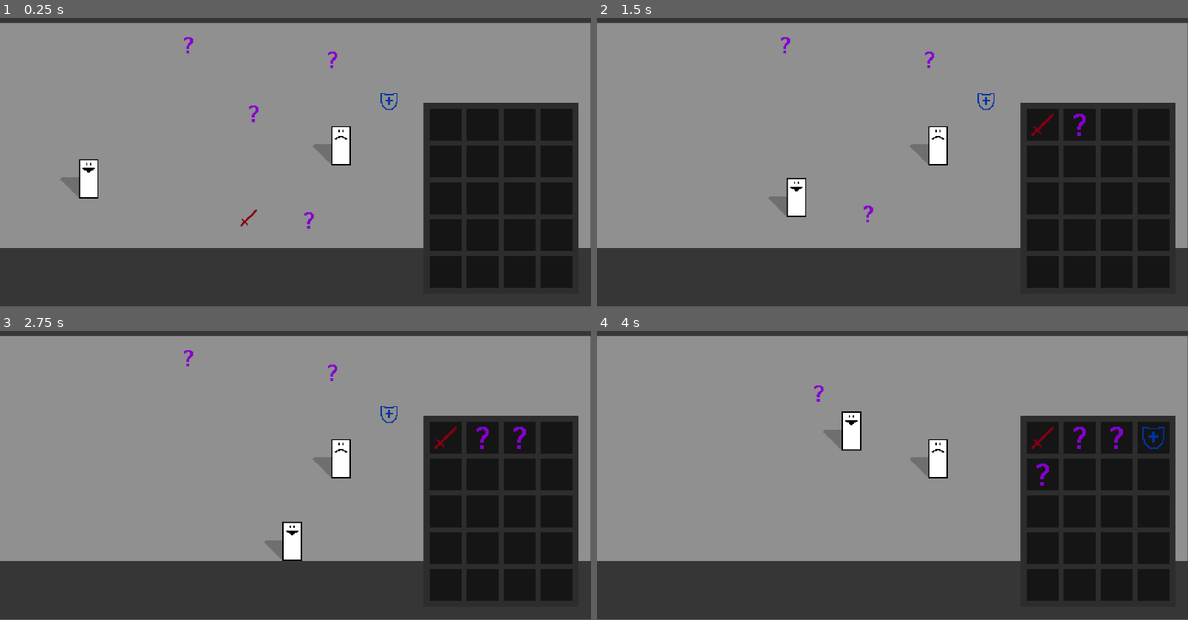
Above: before the commit, frames 1-4 (two rows, left to right).
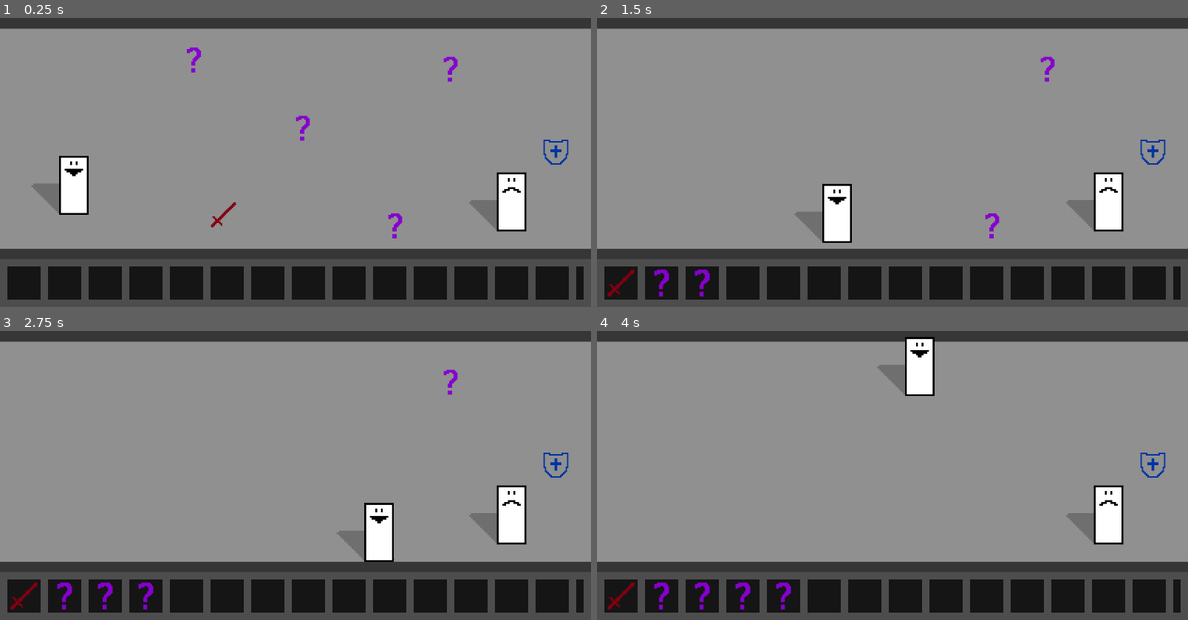
Above: after the commit, the same moments.

Repository: youkergav/Loot-Goblin
Game: Godot game, scene res://scenes/main.tscn
Same seed, same stepped clock (60 frames per second), same inputs: the game is played once before the commit and once after it.
Inputs:
- Up to frame 1 (0.25 s): no input
- Up to frame 2 (1.5 s): tap Enter at 0.5 s; hold Right (ui_right) 0.53-1.28 s; hold Down (ui_down) from 1.28 s (still down)
- Up to frame 3 (2.75 s): tap Space at 2 s; release Down (ui_down) at 2.03 s; hold Right (ui_right) from 2.03 s (still down)
- Up to frame 4 (4 s): release Right (ui_right) at 2.78 s; hold Up (ui_up) 2.78-3.53 s; hold Left (ui_left) from 3.53 s (still down)
In our replay, the window is 800x449 before the commit and 800x450 after it. These sizes can differ from the game's own. Grey fills any space a smaller window leaves; there, only what the larger window draws over its background counts as a difference.

The runs differ from the first frame. In frame 1, 27% of the frame differs, in the area x 0-100%, y 1-98%; in frame 2, 27%; in frame 3, 27%; in frame 4, 27%.

Commit message:
Rescaled for retro graphics changed UI layout

Diff:
--- a/project.godot
+++ b/project.godot
@@ -17,8 +17,8 @@
 
 [display]
 
-window/size/viewport_width=480
-window/size/viewport_height=270
+window/size/viewport_width=320
+window/size/viewport_height=180
 window/size/window_width_override=1920
 window/size/window_height_override=1080
 window/stretch/mode="canvas_items"
--- a/scenes/main.tscn
+++ b/scenes/main.tscn
@@ -59,6 +59,9 @@
 shader_parameter/outline_width = 6.8400003249
 shader_parameter/show_outline = true
 
+[sub_resource type="StyleBoxFlat" id="StyleBoxFlat_tipki"]
+bg_color = Color(0.30138955, 0.30138955, 0.30138946, 1)
+
 [node name="Main" type="Node2D"]
 
 [node name="World" type="Node2D" parent="."]
@@ -69,15 +72,14 @@
 anchors_preset = 15
 anchor_right = 1.0
 anchor_bottom = 1.0
-offset_right = 1920.0
-offset_bottom = 1080.0
+offset_right = 320.0
+offset_bottom = 180.0
 grow_horizontal = 2
 grow_vertical = 2
-scale = Vector2(0.24973682, 0.24973682)
 color = Color(0.5647059, 0.5647059, 0.5647059, 1)
 
 [node name="Ceiling" type="StaticBody2D" parent="World"]
-position = Vector2(237, 0)
+position = Vector2(237, -10)
 scale = Vector2(5.8638206, 0.779179)
 
 [node name="ColorRect" type="ColorRect" parent="World/Ceiling"]
@@ -99,7 +101,7 @@
 
 [node name="Floor" type="StaticBody2D" parent="World"]
 z_index = -10
-position = Vector2(233, 277)
+position = Vector2(233.00002, 202.99998)
 scale = Vector2(5.8638206, 1.0888526)
 
 [node name="ColorRect" type="ColorRect" parent="World/Floor"]
@@ -120,7 +122,7 @@
 shape = SubResource("RectangleShape2D_choun")
 
 [node name="BarrierLeft" type="StaticBody2D" parent="World"]
-position = Vector2(-17, 146)
+position = Vector2(-17, 136)
 rotation = 1.5707964
 scale = Vector2(6.729272, 0.625705)
 
@@ -128,7 +130,7 @@
 shape = SubResource("RectangleShape2D_qycdh")
 
 [node name="BarrierRight" type="StaticBody2D" parent="World"]
-position = Vector2(497.00003, 140)
+position = Vector2(337.00003, 130)
 rotation = 1.5707964
 scale = Vector2(6.729271, 0.62570494)
 
@@ -137,46 +139,47 @@
 
 [node name="Player" parent="World" groups=["player"] instance=ExtResource("1_0wfyh")]
 material = SubResource("ShaderMaterial_tipki")
-position = Vector2(72, 178)
+position = Vector2(40, 126)
 
 [node name="WorldItemSword" parent="World" instance=ExtResource("2_jyhfs")]
-position = Vector2(202, 198)
+position = Vector2(121, 130)
 item_data = ExtResource("3_tefeu")
 
 [node name="WorldItemShield" parent="World" instance=ExtResource("2_jyhfs")]
-position = Vector2(316, 103)
+position = Vector2(301, 96.00001)
 item_data = ExtResource("5_trceg")
 
 [node name="WorldItemJunk1" parent="World" instance=ExtResource("2_jyhfs")]
-position = Vector2(153, 57)
+position = Vector2(105, 46)
 item_data = ExtResource("5_tipki")
 
 [node name="WorldItemJunk2" parent="World" instance=ExtResource("2_jyhfs")]
-position = Vector2(206, 113)
+position = Vector2(164.00002, 83)
 item_data = ExtResource("5_tipki")
 
 [node name="WorldItemJunk3" parent="World" instance=ExtResource("2_jyhfs")]
-position = Vector2(270, 69)
+position = Vector2(244, 51)
 item_data = ExtResource("5_tipki")
 
 [node name="WorldItemJunk4" parent="World" instance=ExtResource("2_jyhfs")]
-position = Vector2(251.00002, 200)
+position = Vector2(214, 136.00002)
 item_data = ExtResource("5_tipki")
 
 [node name="Enemy" parent="World" instance=ExtResource("8_choun")]
-position = Vector2(277, 151)
+position = Vector2(277, 135)
 
 [node name="UI" type="CanvasLayer" parent="."]
 
 [node name="Inventory" parent="UI" groups=["inventory"] instance=ExtResource("1_o5qli")]
+theme_override_styles/panel = SubResource("StyleBoxFlat_tipki")
 
 [node name="WorldDropZone" type="Control" parent="." groups=["player"]]
 layout_mode = 3
 anchors_preset = 15
 anchor_right = 1.0
 anchor_bottom = 1.0
-offset_right = 480.0
-offset_bottom = 270.0
+offset_right = 320.0
+offset_bottom = 180.0
 grow_horizontal = 2
 grow_vertical = 2
 script = ExtResource("3_sugp2")
--- a/scenes/packed/inventory.tscn
+++ b/scenes/packed/inventory.tscn
@@ -7,98 +7,81 @@
 bg_color = Color(0.1764706, 0.1764706, 0.1764706, 1)
 
 [node name="Inventory" type="Panel"]
-anchors_preset = 3
-anchor_left = 1.0
+anchors_preset = 2
 anchor_top = 1.0
-anchor_right = 1.0
 anchor_bottom = 1.0
-offset_left = -136.0
-offset_top = -166.0
-offset_right = -10.0
-offset_bottom = -10.0
-grow_horizontal = 0
+offset_top = -26.0
+offset_right = 320.0
 grow_vertical = 0
-pivot_offset = Vector2(122, 151)
+pivot_offset = Vector2(0, 26)
 theme_override_styles/panel = SubResource("StyleBoxFlat_1j4qe")
 script = ExtResource("1_1j4qe")
 
 [node name="MarginContainer" type="MarginContainer" parent="."]
 layout_mode = 1
-anchors_preset = 15
-anchor_right = 1.0
+anchors_preset = 2
+anchor_top = 1.0
 anchor_bottom = 1.0
-grow_horizontal = 2
-grow_vertical = 2
-theme_override_constants/margin_left = 5
-theme_override_constants/margin_top = 5
-theme_override_constants/margin_right = 5
-theme_override_constants/margin_bottom = 5
+offset_top = -22.0
+offset_right = 312.0
+grow_vertical = 0
+theme_override_constants/margin_left = 4
+theme_override_constants/margin_top = 4
+theme_override_constants/margin_right = 4
+theme_override_constants/margin_bottom = 4
 
-[node name="GridContainer" type="GridContainer" parent="MarginContainer"]
+[node name="ScrollContainer" type="ScrollContainer" parent="MarginContainer"]
+custom_minimum_size = Vector2(312, 3.21)
 layout_mode = 2
-theme_override_constants/h_separation = 4
-theme_override_constants/v_separation = 4
-columns = 4
+horizontal_scroll_mode = 3
+vertical_scroll_mode = 0
 
-[node name="IetmSlot1" parent="MarginContainer/GridContainer" instance=ExtResource("1_o8gsp")]
+[node name="HBoxContainer" type="HBoxContainer" parent="MarginContainer/ScrollContainer"]
 layout_mode = 2
-tooltip_text = "Shield"
+size_flags_vertical = 0
+theme_override_constants/separation = 4
 
-[node name="IetmSlot2" parent="MarginContainer/GridContainer" instance=ExtResource("1_o8gsp")]
-layout_mode = 2
-tooltip_text = "Sword"
-
-[node name="IetmSlot3" parent="MarginContainer/GridContainer" instance=ExtResource("1_o8gsp")]
-layout_mode = 2
-tooltip_text = "Junk"
-
-[node name="IetmSlot4" parent="MarginContainer/GridContainer" instance=ExtResource("1_o8gsp")]
+[node name="IetmSlot1" parent="MarginContainer/ScrollContainer/HBoxContainer" instance=ExtResource("1_o8gsp")]
 layout_mode = 2
 
-[node name="IetmSlot5" parent="MarginContainer/GridContainer" instance=ExtResource("1_o8gsp")]
+[node name="IetmSlot2" parent="MarginContainer/ScrollContainer/HBoxContainer" instance=ExtResource("1_o8gsp")]
 layout_mode = 2
 
-[node name="IetmSlot6" parent="MarginContainer/GridContainer" instance=ExtResource("1_o8gsp")]
+[node name="IetmSlot3" parent="MarginContainer/ScrollContainer/HBoxContainer" instance=ExtResource("1_o8gsp")]
 layout_mode = 2
 
-[node name="IetmSlot7" parent="MarginContainer/GridContainer" instance=ExtResource("1_o8gsp")]
+[node name="IetmSlot4" parent="MarginContainer/ScrollContainer/HBoxContainer" instance=ExtResource("1_o8gsp")]
 layout_mode = 2
 
-[node name="IetmSlot8" parent="MarginContainer/GridContainer" instance=ExtResource("1_o8gsp")]
+[node name="IetmSlot5" parent="MarginContainer/ScrollContainer/HBoxContainer" instance=ExtResource("1_o8gsp")]
 layout_mode = 2
 
-[node name="IetmSlot9" parent="MarginContainer/GridContainer" instance=ExtResource("1_o8gsp")]
+[node name="IetmSlot6" parent="MarginContainer/ScrollContainer/HBoxContainer" instance=ExtResource("1_o8gsp")]
 layout_mode = 2
 
-[node name="IetmSlot10" parent="MarginContainer/GridContainer" instance=ExtResource("1_o8gsp")]
+[node name="IetmSlot7" parent="MarginContainer/ScrollContainer/HBoxContainer" instance=ExtResource("1_o8gsp")]
 layout_mode = 2
 
-[node name="IetmSlot11" parent="MarginContainer/GridContainer" instance=ExtResource("1_o8gsp")]
+[node name="IetmSlot8" parent="MarginContainer/ScrollContainer/HBoxContainer" instance=ExtResource("1_o8gsp")]
 layout_mode = 2
 
-[node name="IetmSlot12" parent="MarginContainer/GridContainer" instance=ExtResource("1_o8gsp")]
+[node name="IetmSlot9" parent="MarginContainer/ScrollContainer/HBoxContainer" instance=ExtResource("1_o8gsp")]
 layout_mode = 2
 
-[node name="IetmSlot13" parent="MarginContainer/GridContainer" instance=ExtResource("1_o8gsp")]
+[node name="IetmSlot10" parent="MarginContainer/ScrollContainer/HBoxContainer" instance=ExtResource("1_o8gsp")]
 layout_mode = 2
 
-[node name="IetmSlot14" parent="MarginContainer/GridContainer" instance=ExtResource("1_o8gsp")]
+[node name="IetmSlot11" parent="MarginContainer/ScrollContainer/HBoxContainer" instance=ExtResource("1_o8gsp")]
 layout_mode = 2
 
-[node name="IetmSlot15" parent="MarginContainer/GridContainer" instance=ExtResource("1_o8gsp")]
+[node name="IetmSlot12" parent="MarginContainer/ScrollContainer/HBoxContainer" instance=ExtResource("1_o8gsp")]
 layout_mode = 2
 
-[node name="IetmSlot16" parent="MarginContainer/GridContainer" instance=ExtResource("1_o8gsp")]
+[node name="IetmSlot13" parent="MarginContainer/ScrollContainer/HBoxContainer" instance=ExtResource("1_o8gsp")]
 layout_mode = 2
 
-[node name="IetmSlot17" parent="MarginContainer/GridContainer" instance=ExtResource("1_o8gsp")]
+[node name="IetmSlot14" parent="MarginContainer/ScrollContainer/HBoxContainer" instance=ExtResource("1_o8gsp")]
 layout_mode = 2
 
-[node name="IetmSlot18" parent="MarginContainer/GridContainer" instance=ExtResource("1_o8gsp")]
+[node name="IetmSlot15" parent="MarginContainer/ScrollContainer/HBoxContainer" instance=ExtResource("1_o8gsp")]
 layout_mode = 2
-
-[node name="IetmSlot19" parent="MarginContainer/GridContainer" instance=ExtResource("1_o8gsp")]
-layout_mode = 2
-
-[node name="IetmSlot20" parent="MarginContainer/GridContainer" instance=ExtResource("1_o8gsp")]
-layout_mode = 2
--- a/scenes/packed/item_slot.tscn
+++ b/scenes/packed/item_slot.tscn
@@ -6,9 +6,10 @@
 bg_color = Color(0.08235294, 0.08235294, 0.08235294, 1)
 
 [node name="IetmSlot" type="Panel"]
-custom_minimum_size = Vector2(26, 26)
-offset_right = 26.0
-offset_bottom = 26.0
+custom_minimum_size = Vector2(18, 18)
+offset_right = 18.0
+offset_bottom = 18.0
+tooltip_text = "Sword"
 theme_override_styles/panel = SubResource("StyleBoxFlat_jfob3")
 script = ExtResource("1_jfob3")
 
@@ -19,10 +20,10 @@
 anchor_top = 0.5
 anchor_right = 0.5
 anchor_bottom = 0.5
-offset_left = -10.0
-offset_top = -10.0
-offset_right = 10.0
-offset_bottom = 10.0
+offset_left = -8.0
+offset_top = -8.0
+offset_right = 8.0
+offset_bottom = 8.0
 grow_horizontal = 2
 grow_vertical = 2
 expand_mode = 4
--- a/scenes/packed/player.tscn
+++ b/scenes/packed/player.tscn
@@ -11,7 +11,7 @@
 size = Vector2(18, 8)
 
 [sub_resource type="CircleShape2D" id="CircleShape2D_m6pdb"]
-radius = 100.0
+radius = 65.0
 
 [node name="Player" type="CharacterBody2D"]
 script = ExtResource("1_dx721")
--- a/scripts/inventory.gd
+++ b/scripts/inventory.gd
@@ -8,9 +8,9 @@
         DisplayServer.cursor_set_shape(DisplayServer.CURSOR_ARROW)
 
 func add_item(item_data: ItemData) -> bool:
-    var grid = $MarginContainer/GridContainer
+    var container = $MarginContainer/ScrollContainer/HBoxContainer
 
-    for inventory_slot in grid.get_children():
+    for inventory_slot in container.get_children():
         if inventory_slot.item_data == null:
             inventory_slot.item_data = item_data
             inventory_slot.update_ui()
Not shown: 1 places in scenes/main.tscn that only renumber resources
Not shown, added: scenes/.DS_Store
